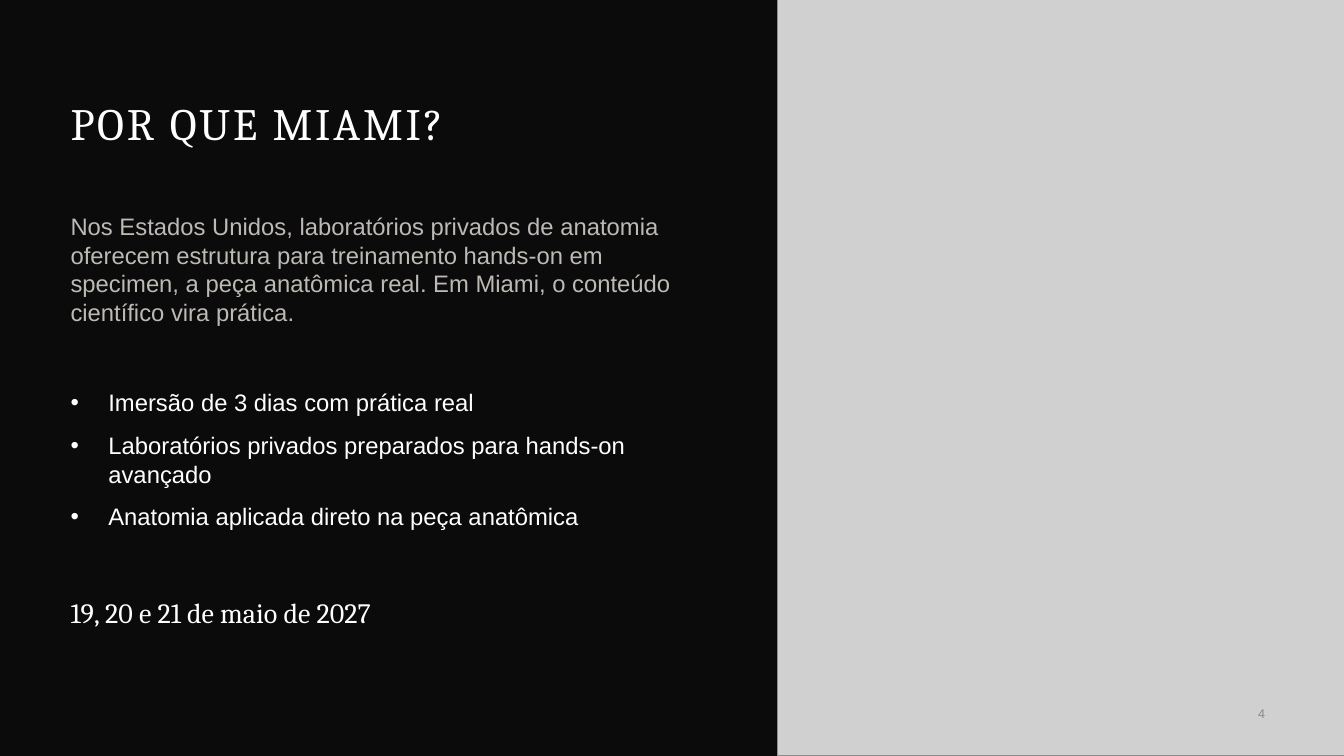
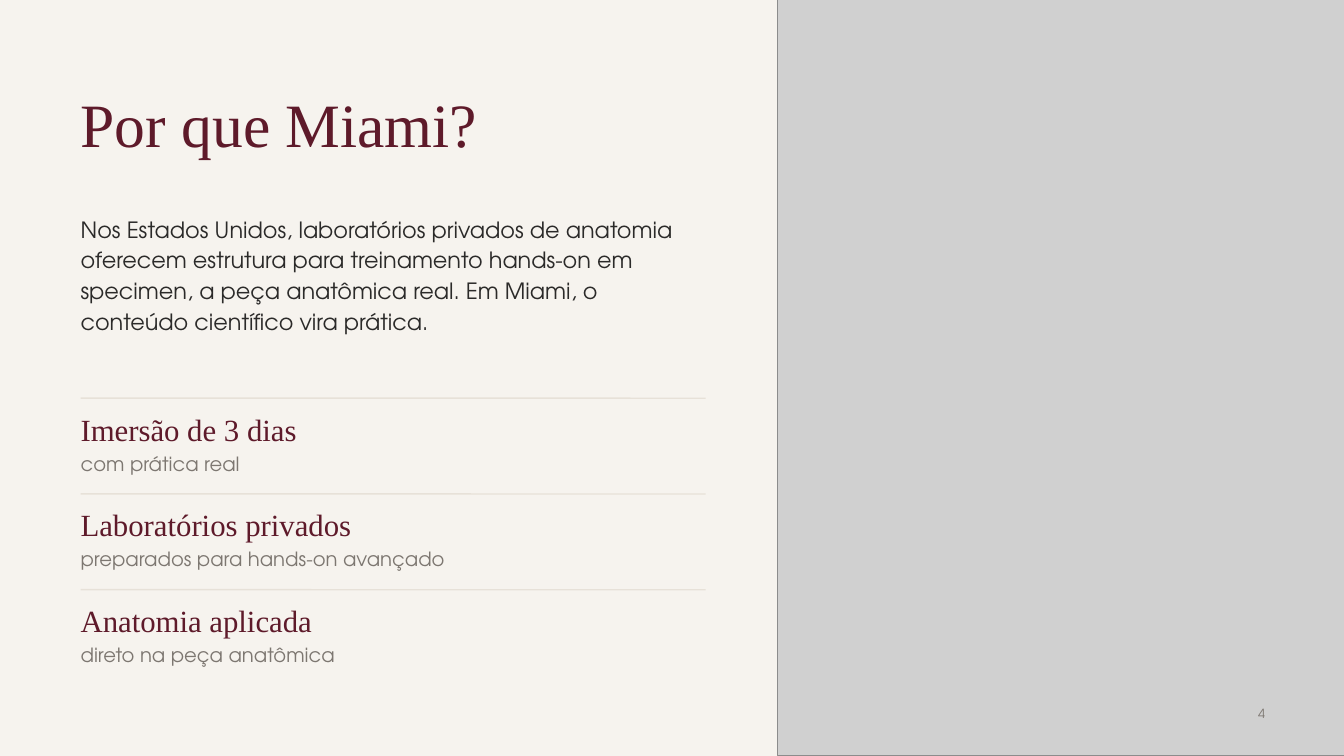
Before and after one commit to humbertovecchi/vecchi, a slide deck: slide 4 of entregas/Formacao-Internacional-Etapa-Miami.pptx. Drawn at 1344x756 pixels with LibreOffice and Linux fonts; fonts in the diff are those of the drawing; grey boxes stand for pictures. Boxes give left, top, right and bottom in pixels: in the first picture for what was removed or moved away, otherwise in the second. Text is boxed around its words. In the diff, an @@ line names an element or a change of style, - is before the commit and + after.

```diff
--- a/entregas/Formacao-Internacional-Etapa-Miami.pptx
+++ b/entregas/Formacao-Internacional-Etapa-Miami.pptx
@@ background #0B0B0C to #F6F3EE @@
@@ title at bbox=[81, 106, 477, 158]: text changed; size 32 to 44 pt; font Cambria to Times New Roman; text colour #FFFFFF to #5E1A2A @@
-POR QUE MIAMI?
+Por que Miami?
@@ text "Nos Estados Unidos, laboratórios privados ...": place and size @@
-text "Nos Estados Unidos, laboratórios privados ..." at bbox=[71, 217, 670, 326]
+text "Nos Estados Unidos, laboratórios privados ..." at bbox=[81, 221, 672, 335]
@@ text "Nos Estados Unidos, laboratórios privados ..." at bbox=[81, 221, 672, 335]: size 17 to 16 pt, font Arial to TeX Gyre Adventor, text colour #BDBAB4 to #2B2A29; line spacing 1 to 1.15 @@
@@ text at bbox=[81, 419, 297, 442]: text changed; size 20 to 22 pt; font Cambria to Times New Roman; text colour #FFFFFF to #5E1A2A @@
-19, 20 e 21 de maio de 2027
+Imersão de 3 dias
@@ text "Imersão de 3 dias" at bbox=[81, 419, 297, 442]: vertical alignment middle to top @@
@@ line added from (81, 398) to (706, 398), #E7E1D8 1 pt @@
@@ text at bbox=[81, 456, 239, 475]: text changed; size 17 to 14 pt; font Arial to TeX Gyre Adventor; text colour #FFFFFF to #7D7771 @@
-• Imersão de 3 dias com prática real
-• Laboratórios privados preparados para hands-on avançado
-• Anatomia aplicada direto na peça anatômica
+com prática real
@@ line added from (81, 494) to (706, 494), #E7E1D8 1 pt @@
@@ text added at bbox=[81, 514, 351, 542], 22 pt, text #5E1A2A @@
+Laboratórios privados
@@ text added at bbox=[81, 551, 445, 571], 14 pt, text #7D7771 @@
+preparados para hands-on avançado
@@ line added from (81, 590) to (706, 590), #E7E1D8 1 pt @@
@@ text added at bbox=[81, 610, 311, 638], 22 pt, text #5E1A2A @@
+Anatomia aplicada
@@ text added at bbox=[81, 647, 335, 667], 14 pt, text #7D7771 @@
+direto na peça anatômica
@@ page number at bbox=[1258, 709, 1265, 718]: font Arial to TeX Gyre Adventor, text colour #8E8C88 to #7D7771 @@
```
Also in this commit, not shown: 8 other slides changed, 1 slide added, 1 slide removed, 10 other files.
